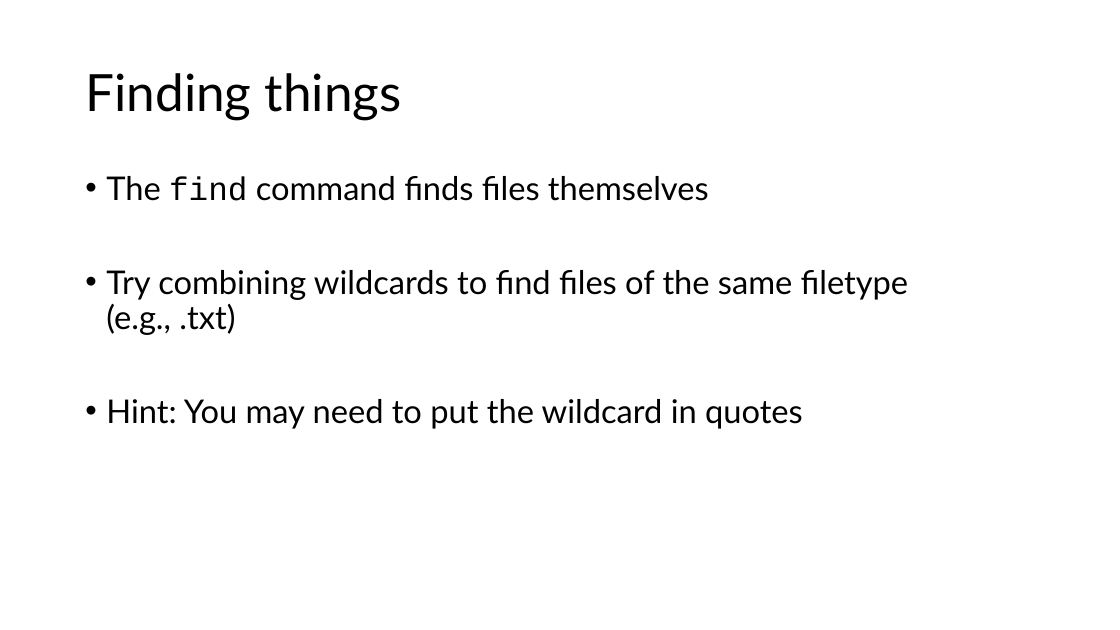
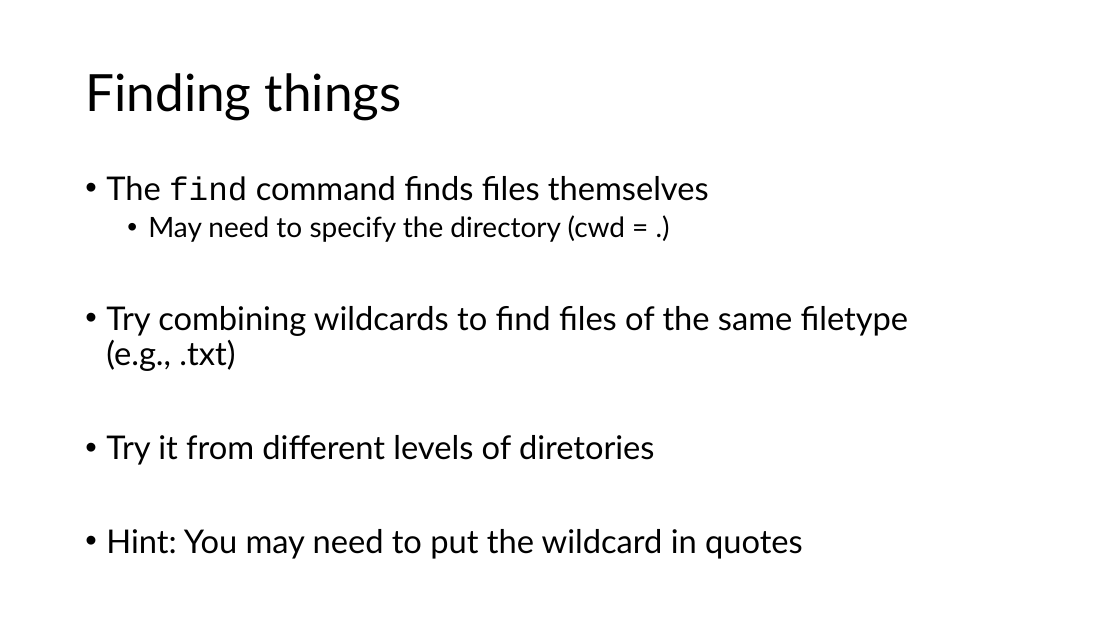
Before and after one commit to joe2mer/PSYC-5P02-2025, a slide deck: slide 34 of Slides/1.Terminal&Shell.pptx. Drawn at 1120x630 pixels with LibreOffice and Linux fonts; fonts in the diff are those of the drawing. Boxes give left, top, right and bottom in pixels: in the first picture for what was removed or moved away, otherwise in the second. Text is boxed around its words. In the diff, an @@ line names an element or a change of style, - is before the commit and + after.

```diff
--- a/Slides/1.Terminal&Shell.pptx
+++ b/Slides/1.Terminal&Shell.pptx
@@ text at (148,215,625,242): paragraph added @@
+  • May need to specify the directory (cwd = .)
@@ text at (106,435,655,465): paragraph added @@
+• Try it from different levels of diretories
```
Also in this commit, not shown: 2 other slides changed, 4 other files.
